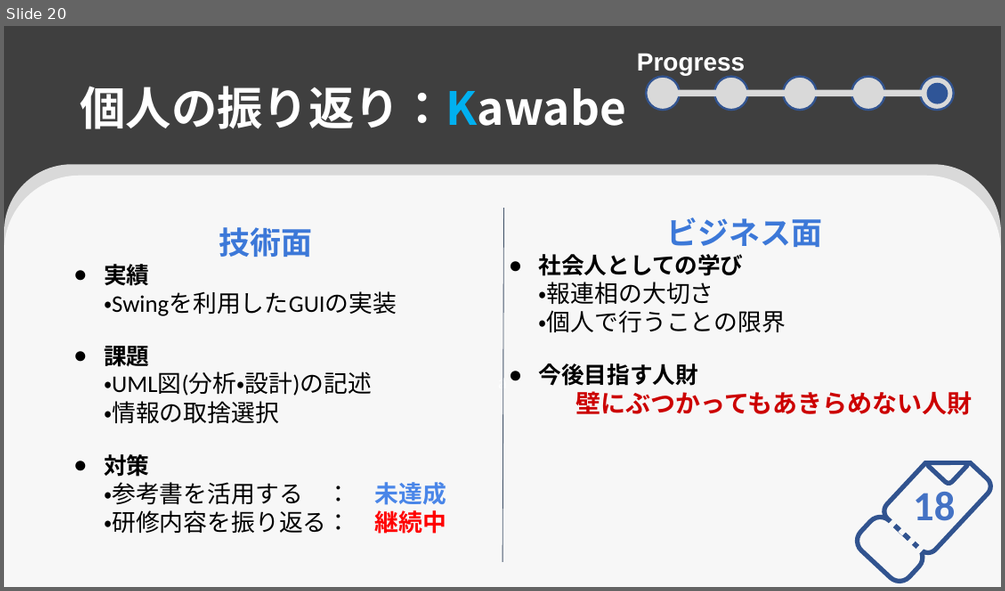
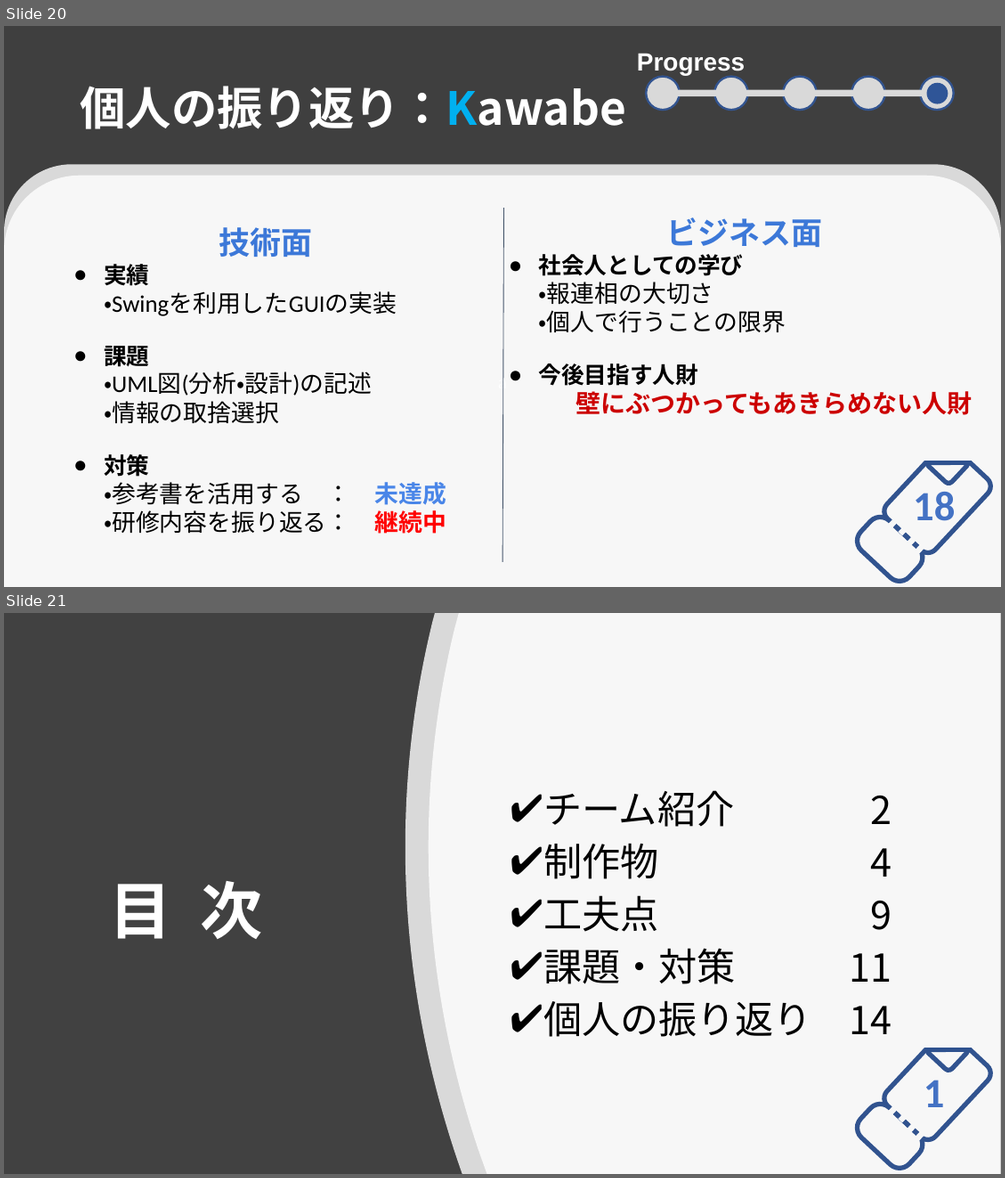
Before and after one commit to s-oishi/testRepo02, a slide deck: 成果発表会発表資料.pptx. Shown one above the other, each under a label of ours: slide 20 before the commit, slides 20 and 21 after it. The pictures are 1005x591 and 1005x1178 pixels, drawn with LibreOffice and Linux fonts; fonts in the diff are those of the drawing. Boxes give left, top, right and bottom in pixels: in the first picture for what was removed or moved away, otherwise in the second. Text is boxed around its words. In the diff, an @@ line names an element or a change of style, - is before the commit and + after.

```diff
--- a/成果発表会発表資料.pptx
+++ b/成果発表会発表資料.pptx
@@ slide 21 added at (x1=4, y1=613, x2=1001, y2=1174), background #414141 @@
@@ freeform shape added at (x1=405, y1=613, x2=1001, y2=1174), fill #FFFFFF at 80% opacity @@
@@ freeform shape added at (x1=429, y1=613, x2=1001, y2=1174), fill #FFFFFF at 80% opacity @@
@@ text added at (x1=543, y1=790, x2=812, y2=1037), 37 pt, text #000000 @@
+✔ チーム紹介
+✔ 制作物
+✔ 工夫点
+✔ 課題・対策
+✔ 個人の振り返り
@@ text added at (x1=850, y1=795, x2=892, y2=1034), 37 pt, text #000000 @@
+2
+4
+9
+11
+14
@@ title added at (x1=110, y1=881, x2=263, y2=939), 60 pt, text #FFFFFF, bold @@
+目 次
@@ text added at (x1=923, y1=1079, x2=945, y2=1107), 40 pt, text #4472C4, bold @@
+1
@@ group added at (x1=851, y1=1023, x2=995, y2=1174): 5 rectangles, 3 rounded rectangles, 1 line @@
```
Also in this commit, not shown: 1 slide changed, 1 other file.
